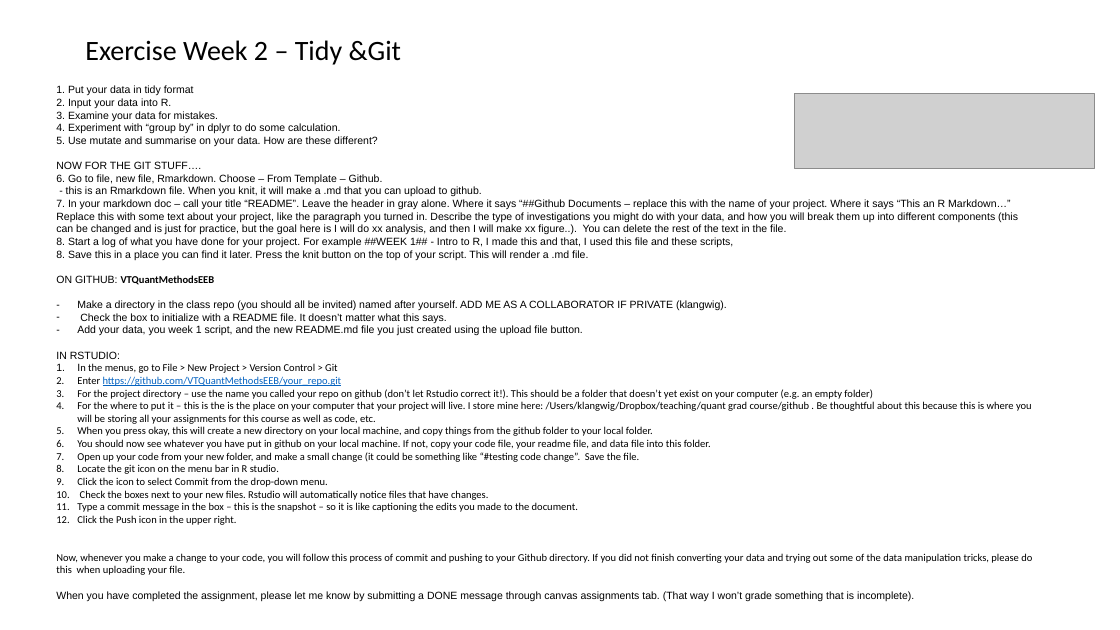
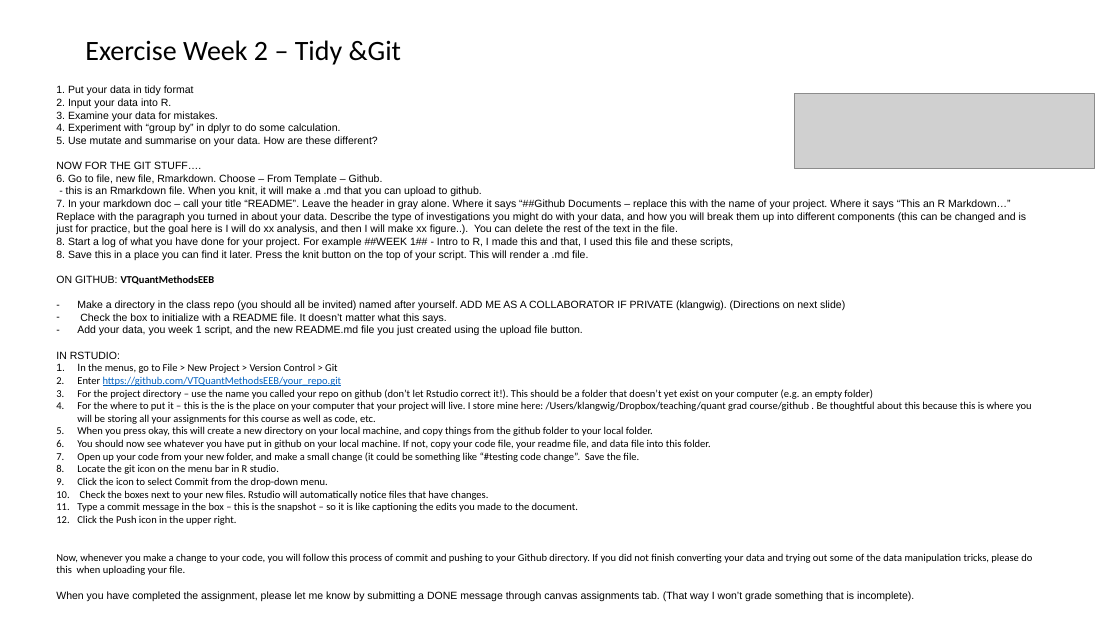
Before and after one commit to VTQuantMethodsEEB/klangwig, a slide deck: slide 1 of lectures/ex2_data_manipulation.pptx. Drawn at 1120x630 pixels with LibreOffice and Linux fonts; fonts in the diff are those of the drawing; grey boxes stand for pictures. Boxes give left, top, right and bottom in pixels: in the first picture for what was removed or moved away, otherwise in the second. Text is boxed around its words. In the diff, an @@ line names an element or a change of style, - is before the commit and + after.

Commit message:
updating files for week 3

```diff
--- a/lectures/ex2_data_manipulation.pptx
+++ b/lectures/ex2_data_manipulation.pptx
@@ text at (56,199,1027,234): text changed @@
-7. In your markdown doc – call your title “README”. Leave the header in gray alone. Where it says “##Github Documents – replace this with the name of your project. Where it says “This an R Markdown…” Replace this with some text about your project, like the paragraph you turned in. Describe the type of investigations you might do with your data, and how you will break them up into different components (this can be changed and is just for practice, but the goal here is I will do xx analysis, and then I will make xx figure..). You can delete the rest of the text in the file.
+7. In your markdown doc – call your title “README”. Leave the header in gray alone. Where it says “##Github Documents – replace this with the name of your project. Where it says “This an R Markdown…” Replace with the paragraph you turned in about your data. Describe the type of investigations you might do with your data, and how you will break them up into different components (this can be changed and is just for practice, but the goal here is I will do xx analysis, and then I will make xx figure..). You can delete the rest of the text in the file.
@@ text at (77,300,845,311): text changed @@
-– Make a directory in the class repo (you should all be invited) named after yourself. ADD ME AS A COLLABORATOR IF PRIVATE (klangwig).
+– Make a directory in the class repo (you should all be invited) named after yourself. ADD ME AS A COLLABORATOR IF PRIVATE (klangwig). (Directions on next slide)
```
Also in this commit, not shown: 2 slides added, 12 other files.
